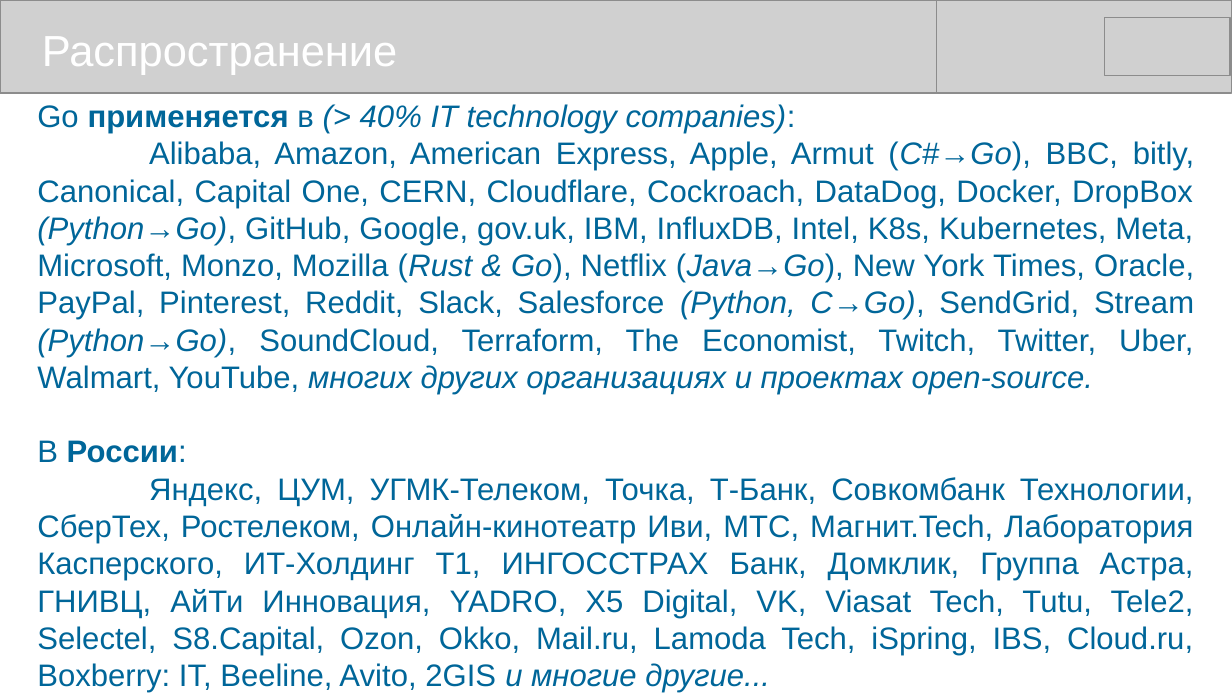
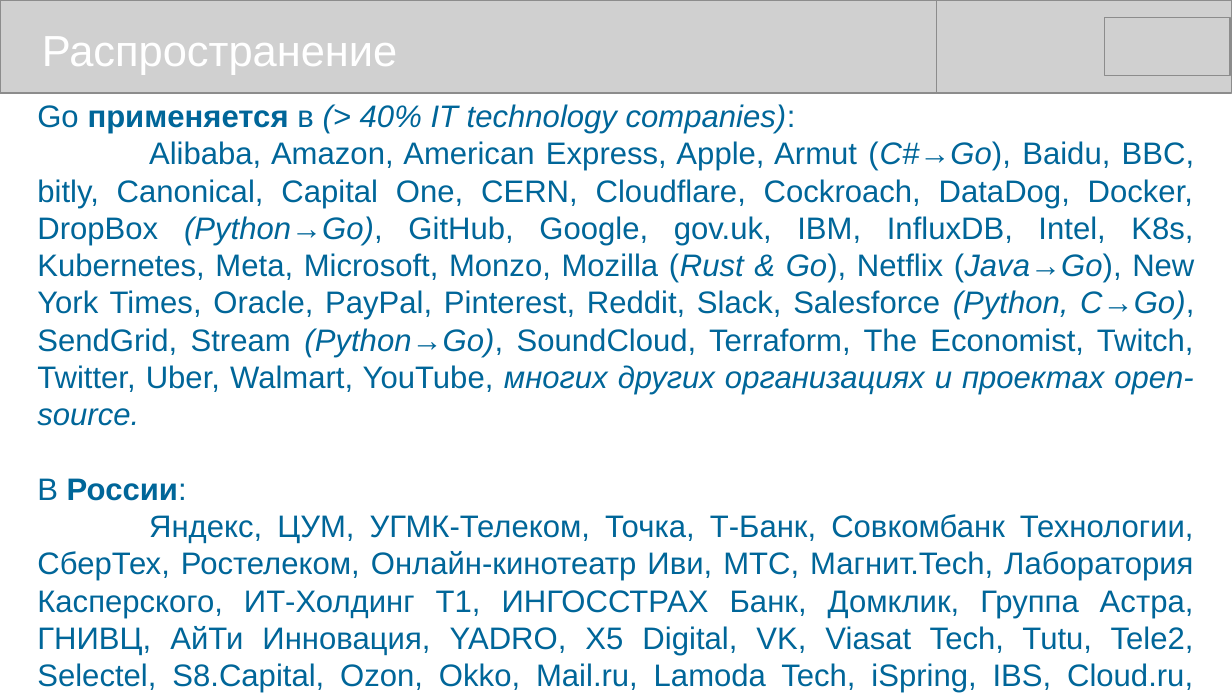
Before and after one commit to mike-shock/Go_language, a slide deck: slide 7 of Go_Review.odp. Drawn at 1232x693 pixels with LibreOffice and Linux fonts; fonts in the diff are those of the drawing; grey boxes stand for pictures. Boxes give left, top, right and bottom in pixels: in the first picture for what was removed or moved away, otherwise in the second. Text is boxed around its words. In the diff, an @@ line names an element or a change of style, - is before the commit and + after.

```diff
--- a/Go_Review.odp
+++ b/Go_Review.odp
@@ text at [37, 141, 1194, 426]: text changed @@
-Alibaba, Amazon, American Express, Apple, Armut (C#→Go), BBC, bitly, Canonical, Capital One, CERN, Cloudflare, Cockroach, DataDog, Docker, DropBox (Python→Go), GitHub, Google, gov.uk, IBM, InfluxDB, Intel, K8s, Kubernetes, Meta, Microsoft, Monzo, Mozilla (Rust & Go), Netflix (Java→Go), New York Times, Oracle, PayPal, Pinterest, Reddit, Slack, Salesforce (Python, C→Go), SendGrid, Stream (Python→Go), SoundCloud, Terraform, The Economist, Twitch, Twitter, Uber, Walmart, YouTube, многих других организациях и проектах open-source.
+Alibaba, Amazon, American Express, Apple, Armut (C#→Go), Baidu, BBC, bitly, Canonical, Capital One, CERN, Cloudflare, Cockroach, DataDog, Docker, DropBox (Python→Go), GitHub, Google, gov.uk, IBM, InfluxDB, Intel, K8s, Kubernetes, Meta, Microsoft, Monzo, Mozilla (Rust & Go), Netflix (Java→Go), New York Times, Oracle, PayPal, Pinterest, Reddit, Slack, Salesforce (Python, C→Go), SendGrid, Stream (Python→Go), SoundCloud, Terraform, The Economist, Twitch, Twitter, Uber, Walmart, YouTube, многих других организациях и проектах open-source.
```
Also in this commit, not shown: 12 other slides changed, 1 slide added, 1 other file.
